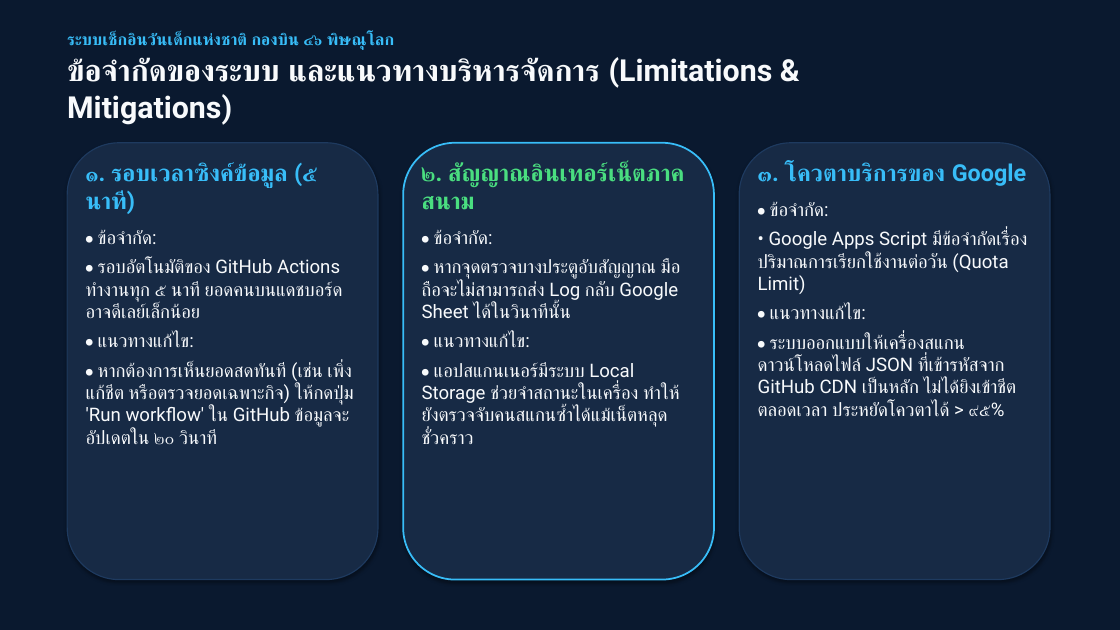
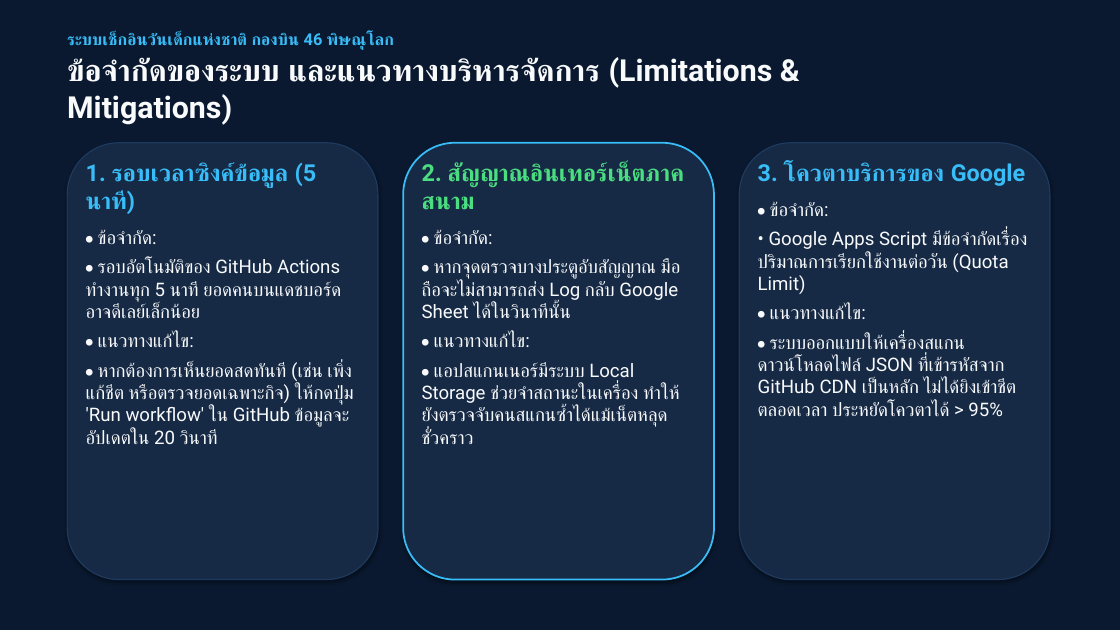
Before and after one commit to charkhrit/CDs-checkin-system, a slide deck: slide 7 of DOCs/CDs_Checkin_System_Presentation.pptx. Drawn at 1120x630 pixels with LibreOffice and Linux fonts; fonts in the diff are those of the drawing. Boxes give left, top, right and bottom in pixels: in the first picture for what was removed or moved away, otherwise in the second. Text is boxed around its words. In the diff, an @@ line names an element or a change of style, - is before the commit and + after.

```diff
--- a/DOCs/CDs_Checkin_System_Presentation.pptx
+++ b/DOCs/CDs_Checkin_System_Presentation.pptx
@@ text at <box>67,33,394,50</box>: text changed @@
-ระบบเช็กอินวันเด็กแห่งชาติ กองบิน ๔๖ พิษณุโลก
+ระบบเช็กอินวันเด็กแห่งชาติ กองบิน 46 พิษณุโลก
@@ text at <box>86,162,317,214</box>: text changed @@
-๑. รอบเวลาซิงค์ข้อมูล (๕ นาที)
+1. รอบเวลาซิงค์ข้อมูล (5 นาที)
@@ text at <box>422,162,629,187</box>: text changed @@
-๒. สัญญาณอินเทอร์เน็ตภาคสนาม
+2. สัญญาณอินเทอร์เน็ตภาคสนาม
@@ text at <box>758,162,1025,186</box>: text changed @@
-๓. โควตาบริการของ Google
+3. โควตาบริการของ Google
@@ text at <box>86,259,341,318</box>: text changed @@
-• รอบอัตโนมัติของ GitHub Actions ทำงานทุก ๕ นาที ยอดคนบนแดชบอร์ดอาจดีเลย์เล็กน้อย
+• รอบอัตโนมัติของ GitHub Actions ทำงานทุก 5 นาที ยอดคนบนแดชบอร์ดอาจดีเลย์เล็กน้อย
@@ text at <box>758,334,1017,416</box>: text changed @@
-• ระบบออกแบบให้เครื่องสแกนดาวน์โหลดไฟล์ JSON ที่เข้ารหัสจาก GitHub CDN เป็นหลัก ไม่ได้ยิงเข้าชีตตลอดเวลา ประหยัดโควตาได้ > ๙๕%
+• ระบบออกแบบให้เครื่องสแกนดาวน์โหลดไฟล์ JSON ที่เข้ารหัสจาก GitHub CDN เป็นหลัก ไม่ได้ยิงเข้าชีตตลอดเวลา ประหยัดโควตาได้ > 95%
@@ text at <box>86,362,354,444</box>: text changed @@
-• หากต้องการเห็นยอดสดทันที (เช่น เพิ่งแก้ชีต หรือตรวจยอดเฉพาะกิจ) ให้กดปุ่ม 'Run workflow' ใน GitHub ข้อมูลจะอัปเดตใน ๒๐ วินาที
+• หากต้องการเห็นยอดสดทันที (เช่น เพิ่งแก้ชีต หรือตรวจยอดเฉพาะกิจ) ให้กดปุ่ม 'Run workflow' ใน GitHub ข้อมูลจะอัปเดตใน 20 วินาที
```
Also in this commit, not shown: 9 other slides changed, 3 other files.
